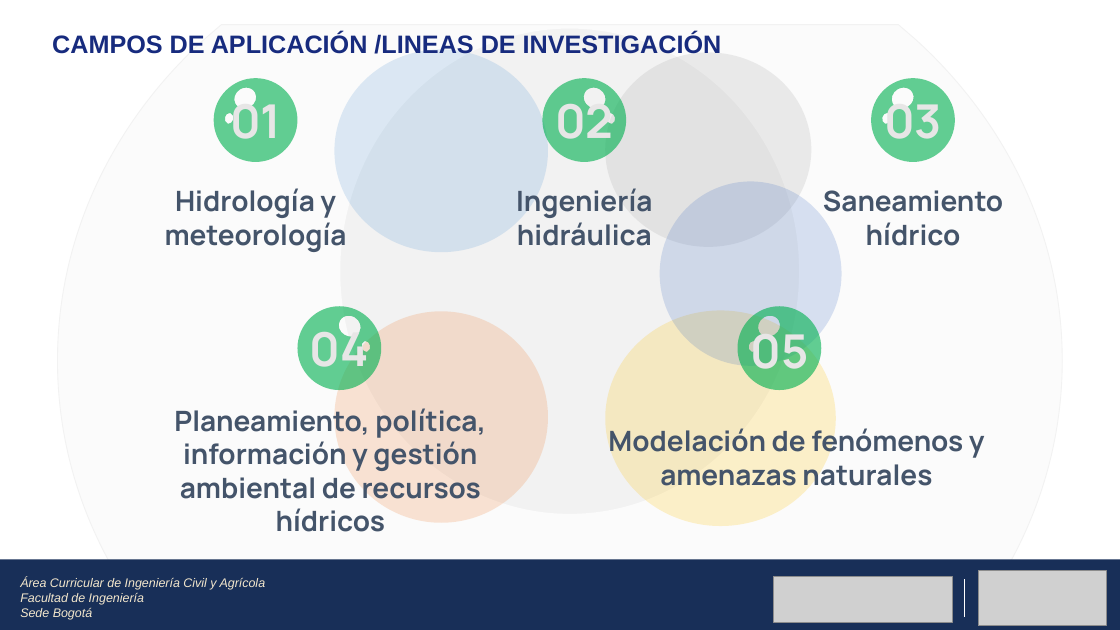
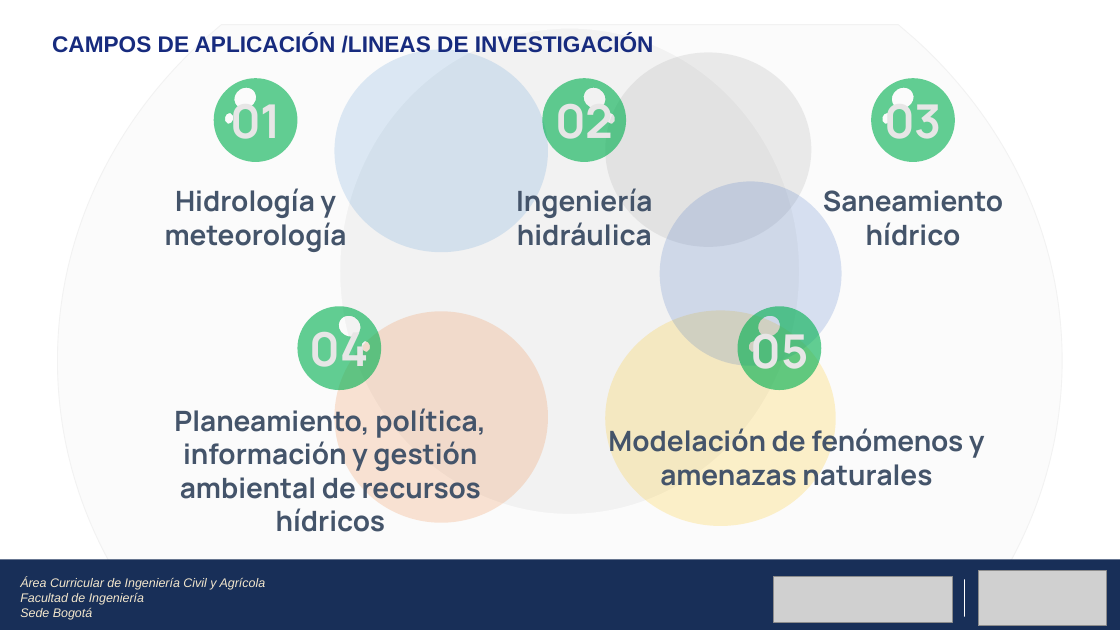
Before and after one commit to lamhydro/seminarI, a slide deck: slide 7 of lecs/unit01/1.Presentación posgrados 2023-1S MRH.pptx. Drawn at 1120x630 pixels with LibreOffice and Linux fonts; fonts in the diff are those of the drawing; grey boxes stand for pictures; background and template pictures are left out. Boxes give left, top, right and bottom in pixels: in the first picture for what was removed or moved away, otherwise in the second. Text is boxed around its words. In the diff, an @@ line names an element or a change of style, - is before the commit and + after.

```diff
--- a/lecs/unit01/1.Presentación posgrados 2023-1S MRH.pptx
+++ b/lecs/unit01/1.Presentación posgrados 2023-1S MRH.pptx
@@ text "CAMPOS DE APLICACIÓN /LINEAS DE ..." at (52, 34, 654, 53): size 21.6 to 19.4 pt @@
```
Also in this commit, not shown: 16 other slides changed, 6 other files.
